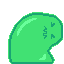
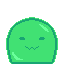
Layers edited between the first and the second 64x64 image:
hid "melee" over [left=8, top=12, right=63, bottom=62]
showed "front" over [left=6, top=17, right=58, bottom=62]
